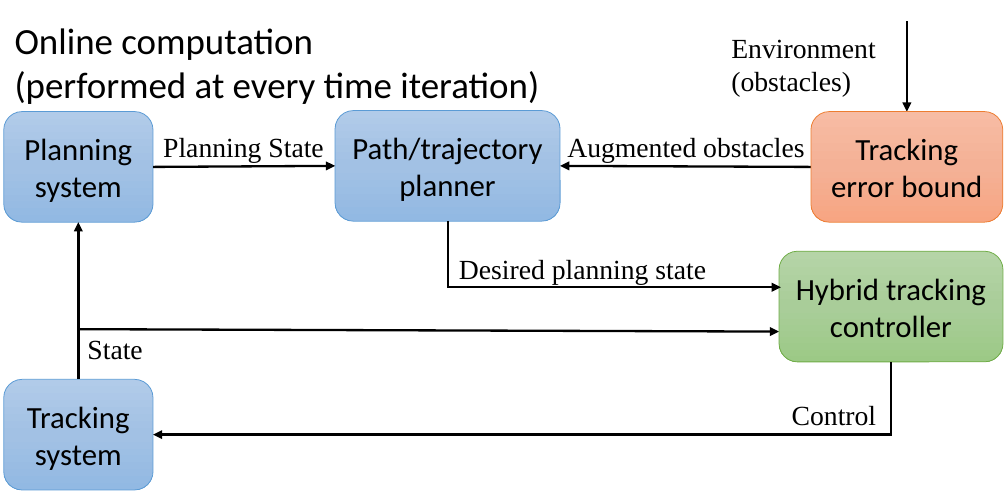
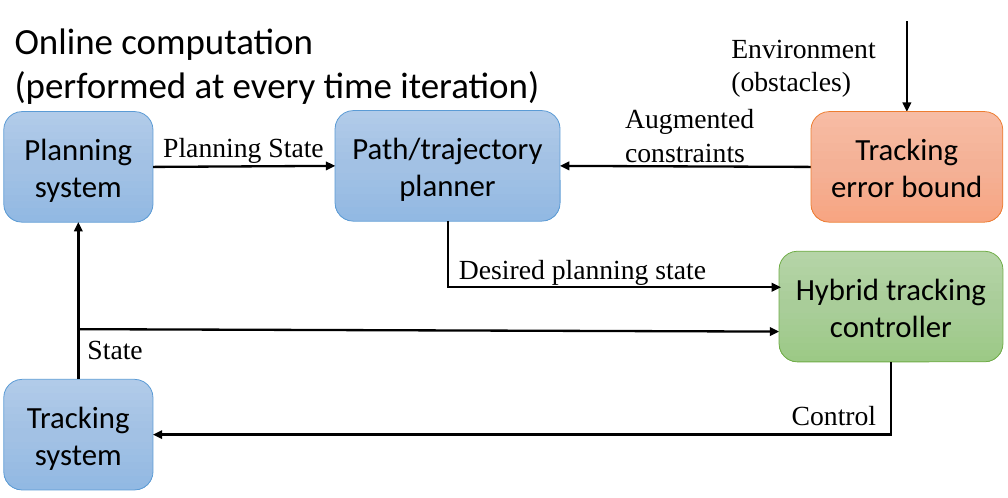
Before and after one commit to HJReachability/Tracking, a slide deck: slide 1 of docs/tracking_journal/fig/framework_online.pptx. Drawn at 1008x498 pixels with LibreOffice and Linux fonts; fonts in the diff are those of the drawing. Boxes give left, top, right and bottom in pixels: in the first picture for what was removed or moved away, otherwise in the second. Text is boxed around its words. In the diff, an @@ line names an element or a change of style, - is before the commit and + after.

```diff
--- a/docs/tracking_journal/fig/framework_online.pptx
+++ b/docs/tracking_journal/fig/framework_online.pptx
@@ text at box(625, 108, 754, 167): text changed @@
-Augmented obstacles
+Augmented constraints
```
Also in this commit, not shown: 7 other files.
